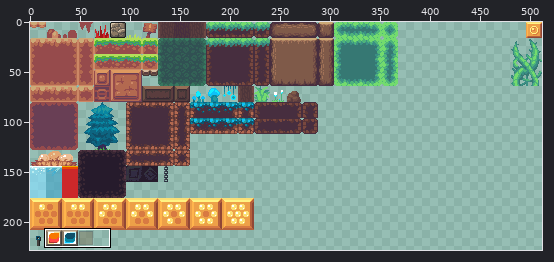
Edited in one commit: sprite sheet (Dragon.gmx/GFX/tiles.png). Above: a wide view before the commit, with the close-up outlined.
Close-up. Before:
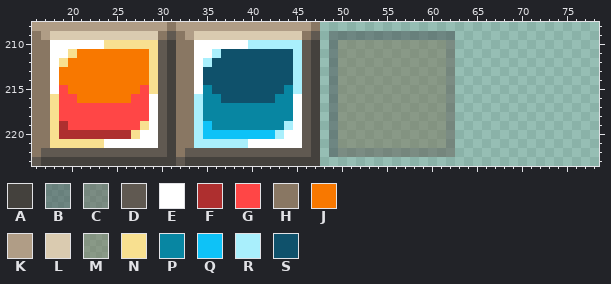
The file is 512x256 pixels. Colours within 5 levels of each other are drawn and written as one. Shown: x 16..78, y 208..223. The wide view leaves out empty margins.
Palette (. is transparent): A #44413d  B #464d507f  C #6059517f  D #605951  E #ffffff  F #ae2f2f  G #ff4646  H #897763  J #f87800  K #b09d86  L #dacbb0  M #7b735a7f  N #f8e090  P #0886a2  Q #0ec2f7  R #a9effc  S #0f516b
Pixels before, first column x 16:
208 KKKKKKKKKKKKKKKHKKKKKKKKKKKKKKKH...............
209 HKLLLLLLLLLLLLHDHKLLLLLLLLLLLLHD.BBBBBBBBBBBBBB
210 HHEEEEEENNNNNNDAHHEEEEEERRRRRRDA.BMMMMMMMMMMMMC
211 HHEENJJJJJJJJNDAHHEERSSSSSSSSRDA.BMMMMMMMMMMMMC
212 HHENJJJJJJJJJNDAHHERSSSSSSSSSRDA.BMMMMMMMMMMMMC
213 HHEJJJJJJJJJJNDAHHESSSSSSSSSSRDA.BMMMMMMMMMMMMC
214 HHEJJJJJJJJJJNDAHHESSSSSSSSSSRDA.BMMMMMMMMMMMMC
215 HHEGJJJJJJJJGNDAHHEPSSSSSSSSPRDA.BMMMMMMMMMMMMC
216 HHNGGJJJJJJGGEDAHHRPPSSSSSSPPEDA.BMMMMMMMMMMMMC
217 HHNGGGGGGGGGGEDAHHRPPPPPPPPPPEDA.BMMMMMMMMMMMMC
218 HHNGGGGGGGGGGEDAHHRPPPPPPPPPPEDA.BMMMMMMMMMMMMC
219 HHNFGGGGGGGGNEDAHHRQPPPPPPPPREDA.BMMMMMMMMMMMMC
220 HHNFFFFFFFFNEEDAHHRQQQQQQQQREEDA.BMMMMMMMMMMMMC
221 HHNNNNNNEEEEEEDAHHRRRRRREEEEEEDA.BMMMMMMMMMMMMC
222 HDDDDDDDDDDDDDDAHDDDDDDDDDDDDDDA.BCCCCCCCCCCCCC
223 DAAAAAAAAAAAAAAADAAAAAAAAAAAAAAA...............
Once edited:
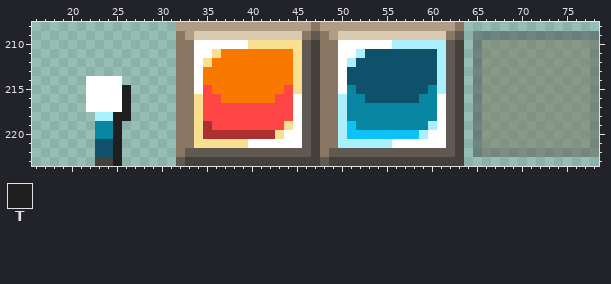
Colours new in this view: T #1f1f1f
The exact change:
Changed rows in their new state; - is an unchanged pixel.
first column x 16:
208 ................----------------KKKKKKKKKKKKKKKH---------------
209 ................----------------HKLLLLLLLLLLLLHD-BBBBBBBBBBBBBB
210 ................--------NNNNNN--HHEEEEEERRRRRRDA-BMMMMMMMMMMMMC
211 ................----NJJJJJJJJN--HHEERSSSSSSSSRDA-BMMMMMMMMMMMMC
212 ................---NJJJJJJJJJN--HHERSSSSSSSSSRDA-BMMMMMMMMMMMMC
213 ................---JJJJJJJJJJN--HHESSSSSSSSSSRDA-BMMMMMMMMMMMMC
214 ......EEEE......---JJJJJJJJJJN--HHESSSSSSSSSSRDA-BMMMMMMMMMMMMC
215 ......EEEET.....---GJJJJJJJJGN--HHEPSSSSSSSSPRDA-BMMMMMMMMMMMMC
216 ......EEEET.....--NGGJJJJJJGG---HHRPPSSSSSSPPEDA-BMMMMMMMMMMMMC
217 ......EEEET.....--NGGGGGGGGGG---HHRPPPPPPPPPPEDA-BMMMMMMMMMMMMC
218 .......RRTT.....--NGGGGGGGGGG---HHRPPPPPPPPPPEDA-BMMMMMMMMMMMMC
219 .......PPT......--NFGGGGGGGGN---HHRQPPPPPPPPREDA-BMMMMMMMMMMMMC
220 .......PPT......--NFFFFFFFFN----HHRQQQQQQQQREEDA-BMMMMMMMMMMMMC
221 .......SST......--NNNNNN--------HHRRRRRREEEEEEDA-BMMMMMMMMMMMMC
222 .......SST......----------------HDDDDDDDDDDDDDDA-BCCCCCCCCCCCCC
223 .......--T......----------------DAAAAAAAAAAAAAAA---------------
Changed places in both close-ups, as pixel boxes (x1, y1, x2, y2):
changed: (32, 22, 599, 166)
